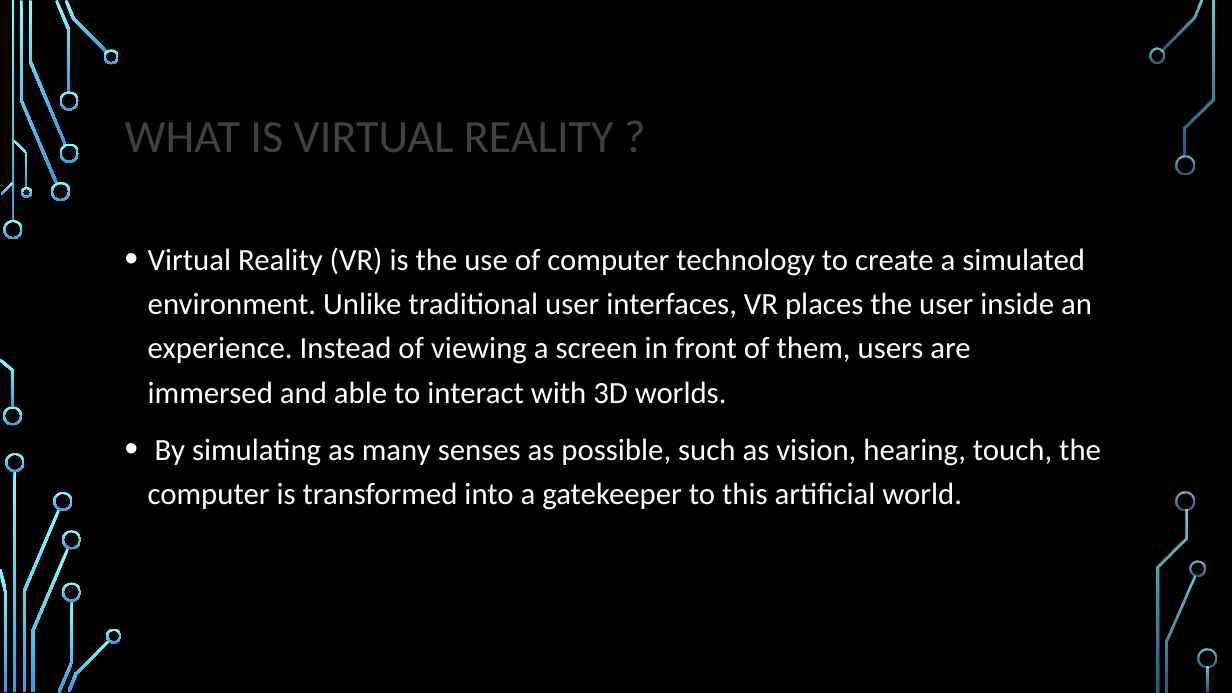
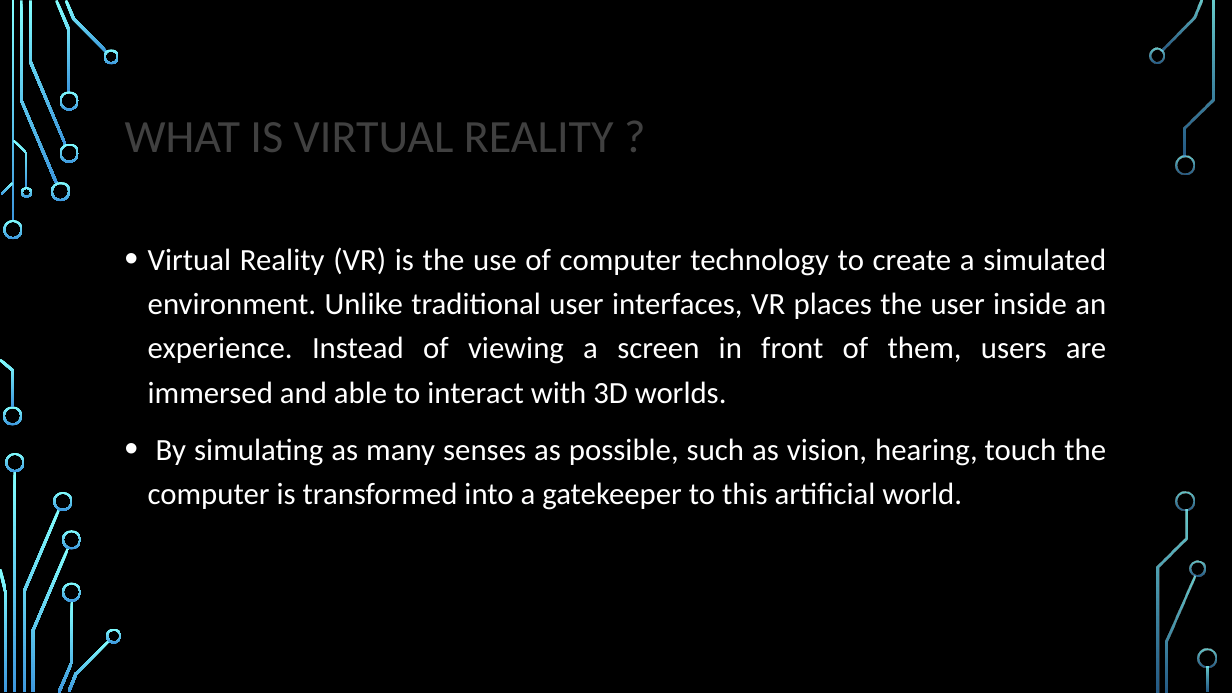
Before and after one commit to VIRTUALD3SIGN/VR, a slide deck: slide 2 of presentation_v02.pptx. Drawn at 1232x693 pixels with LibreOffice and Linux fonts; fonts in the diff are those of the drawing; background and template pictures are left out. Boxes give left, top, right and bottom in pixels: in the first picture for what was removed or moved away, otherwise in the second. Text is boxed around its words. In the diff, an @@ line names an element or a change of style, - is before the commit and + after.

```diff
--- a/presentation_v02.pptx
+++ b/presentation_v02.pptx
@@ text at box(148, 247, 1106, 404): alignment left to justified @@
@@ text at box(148, 438, 1106, 510): text changed @@
-• By simulating as many senses as possible, such as vision, hearing, touch, the computer is transformed into a gatekeeper to this artificial world.
+• By simulating as many senses as possible, such as vision, hearing, touch the computer is transformed into a gatekeeper to this artificial world.
```
Also in this commit, not shown: 4 other slides changed.
